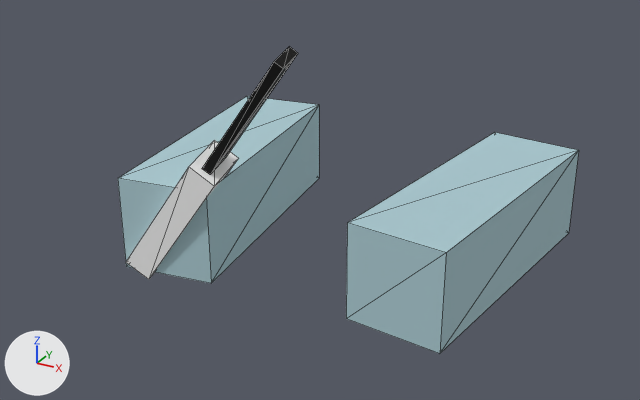
A saved change to the glTF model assets/weapons/knife/Knife.gltf.
Camera for both pictures: a 50 mm camera at (0.402, -0.568, 0.274) aimed at (0.153, -0.115, 0.047). Arrows for +X, +Y and +Z are at lower left; the lights stay in place. Mesh edges are drawn as thin lines. Where no turn or scale is listed for an object, it has been applied to the vertices. Vertices at the same position are counted once.

In view in the first picture: '504a7aab-f9bb-80fa-cded-37af4f3ffa2e', '54712149-de38-0699-e2e9-fa864d754645', '8a8df1dc-b94f-5131-2075-82582adb8f5f', 'ee65b76e-b65d-0532-7f68-a50de4f2c8c4'.
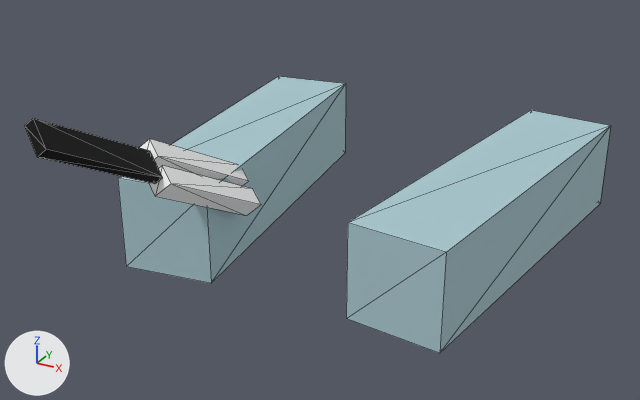
Where the newer file only moved an object's origin or applied its transform, the numbers keep the older frame.

Location of each change, (x1, y1, x2, y2) in pixels of the pictures (640 x 400 px; the box of a moved part takes in the faces that stretch with it):
'ee65b76e-b65d-0532-7f68-a50de4f2c8c4', reshaped (14% wider, 9% taller)
    before: (346, 132, 579, 354)
    after: (346, 110, 611, 353)
'504a7aab-f9bb-80fa-cded-37af4f3ffa2e', reshaped (13% wider, 11% taller)
    before: (118, 96, 319, 283)
    after: (118, 76, 346, 283)
'8a8df1dc-b94f-5131-2075-82582adb8f5f', reshaped (43% wider, 48% shorter)
    before: (202, 46, 298, 175)
    after: (25, 118, 163, 184)
'54712149-de38-0699-e2e9-fa864d754645', reshaped (64% shorter)
    before: (126, 140, 238, 279)
    after: (149, 165, 261, 215)
'5f2e4425-3a8d-dcd1-7c75-c64e4e3ba67d', added
    after: (139, 139, 249, 186)
part 4 of me_mesh_3, moved or reshaped
    before: (348, 132, 579, 349)
    after: (348, 110, 611, 349)

Patch to the scene script:
```diff
--- a/assets/weapons/knife/Knife.gltf.py
+++ b/assets/weapons/knife/Knife.gltf.py
@@ me_mesh_0 @@
 me_mesh_0.from_pydata(...)  # 8 vertices, 12 faces; spans x -0.17..-0.083, y -0.19..0.005, z 0.0..0.063
+# me_mesh_0 part 1
+for i in [*range(2, 6)]: me_mesh_0.vertices[i].co += Vector((-0.008, 0.062, 0.0))
 me_mesh_0.materials.append(mat_material_0)
@@ me_mesh_1 @@
 me_mesh_1.from_pydata(...)  # 8 vertices, 12 faces; spans x 0.0818..0.1583, y -0.2796..-0.2371, z -0.2558..-0.1648
-me_mesh_1.vertices[0].co = (0.0967, -0.239, -0.2517)
-me_mesh_1.vertices[1].co = (0.0818, -0.243, -0.2409)
-me_mesh_1.vertices[2].co = (0.1513, -0.2371, -0.1755)  # pixel (238, 158)
-me_mesh_1.vertices[3].co = (0.1365, -0.2411, -0.1648)  # pixel (214, 140)
-me_mesh_1.vertices[4].co = (0.1583, -0.2737, -0.1796)  # pixel (214, 186)
-me_mesh_1.vertices[5].co = (0.1434, -0.2777, -0.1689)  # pixel (188, 166)
-me_mesh_1.vertices[6].co = (0.1036, -0.2756, -0.2558)  # pixel (148, 279)
-me_mesh_1.vertices[7].co = (0.0888, -0.2796, -0.245)  # pixel (125, 262)
+# me_mesh_1 part 2
+me_mesh_1.vertices[0].co = (0.161, -0.2278, -0.2089)  # pixel (261, 204)
+me_mesh_1.vertices[1].co = (0.1522, -0.2232, -0.2014)  # pixel (252, 188)
+me_mesh_1.vertices[2].co = (0.156, -0.3104, -0.165)  # pixel (171, 183)
+me_mesh_1.vertices[3].co = (0.1472, -0.3059, -0.1574)  # pixel (162, 165)
+me_mesh_1.vertices[4].co = (0.1473, -0.3142, -0.173)  # pixel (155, 196)
+me_mesh_1.vertices[5].co = (0.1384, -0.3097, -0.1655)
+me_mesh_1.vertices[6].co = (0.1522, -0.2315, -0.217)  # pixel (246, 215)
+me_mesh_1.vertices[7].co = (0.1434, -0.227, -0.2094)
 me_mesh_1.materials.append(mat_knife_handle_png)
@@ me_mesh_2 @@
 me_mesh_2.from_pydata(...)  # 8 vertices, 12 faces; spans x 0.1426..0.2032, y -0.2703..-0.2427, z -0.1754..-0.098
-me_mesh_2.vertices[0].co = (0.1475, -0.2445, -0.1726)  # pixel (226, 156)
-me_mesh_2.vertices[1].co = (0.1426, -0.2459, -0.1691)
-me_mesh_2.vertices[2].co = (0.1986, -0.2427, -0.1016)  # pixel (298, 53)
-me_mesh_2.vertices[3].co = (0.1936, -0.2441, -0.098)  # pixel (289, 46)
-me_mesh_2.vertices[4].co = (0.2032, -0.2672, -0.1043)  # pixel (283, 68)
-me_mesh_2.vertices[5].co = (0.1982, -0.2685, -0.1007)  # pixel (273, 61)
-me_mesh_2.vertices[6].co = (0.1522, -0.2689, -0.1754)  # pixel (210, 174)
-me_mesh_2.vertices[7].co = (0.1472, -0.2703, -0.1718)  # pixel (201, 168)
+# me_mesh_2 part 3
+me_mesh_2.vertices[0].co = (0.145, -0.311, -0.1673)  # pixel (154, 183)
+me_mesh_2.vertices[1].co = (0.1494, -0.3091, -0.1632)  # pixel (162, 177)
+me_mesh_2.vertices[2].co = (0.1404, -0.3882, -0.1263)  # pixel (37, 157)
+me_mesh_2.vertices[3].co = (0.1448, -0.3863, -0.1222)  # pixel (46, 149)
+me_mesh_2.vertices[4].co = (0.1271, -0.3813, -0.1149)  # pixel (24, 125)
+me_mesh_2.vertices[5].co = (0.1315, -0.3795, -0.1109)  # pixel (33, 118)
+me_mesh_2.vertices[6].co = (0.1317, -0.3042, -0.1559)
+me_mesh_2.vertices[7].co = (0.1361, -0.3023, -0.1519)  # pixel (150, 150)
 me_mesh_2.materials.append(mat_knife_blade_png)
@@ me_mesh_3 @@
 me_mesh_3.from_pydata(...)  # 8 vertices, 12 faces; spans x 0.011..0.096, y -0.173..0.021, z 0.0..0.063
+# me_mesh_3 part 4
+for i in [*range(2, 6)]: me_mesh_3.vertices[i].co += Vector((0.008, 0.062, 0.0))
 me_mesh_3.materials.append(mat_material_0)
@@ ob_5f2e4425_3a8d_dcd1_7c75_c64e4e3ba67d @@
+ob_5f2e4425_3a8d_dcd1_7c75_c64e4e3ba67d = bpy.data.objects.new('5f2e4425-3a8d-dcd1-7c75-c64e4e3ba67d', me_mesh_1_1)  # 8 vertices, 12 faces; spans x -0.0032..0.0194, y -0.0199..0.071, z -0.0408..0.0187
+ob_5f2e4425_3a8d_dcd1_7c75_c64e4e3ba67d.location = (0.0845, -0.1878, 0.0853)
```
